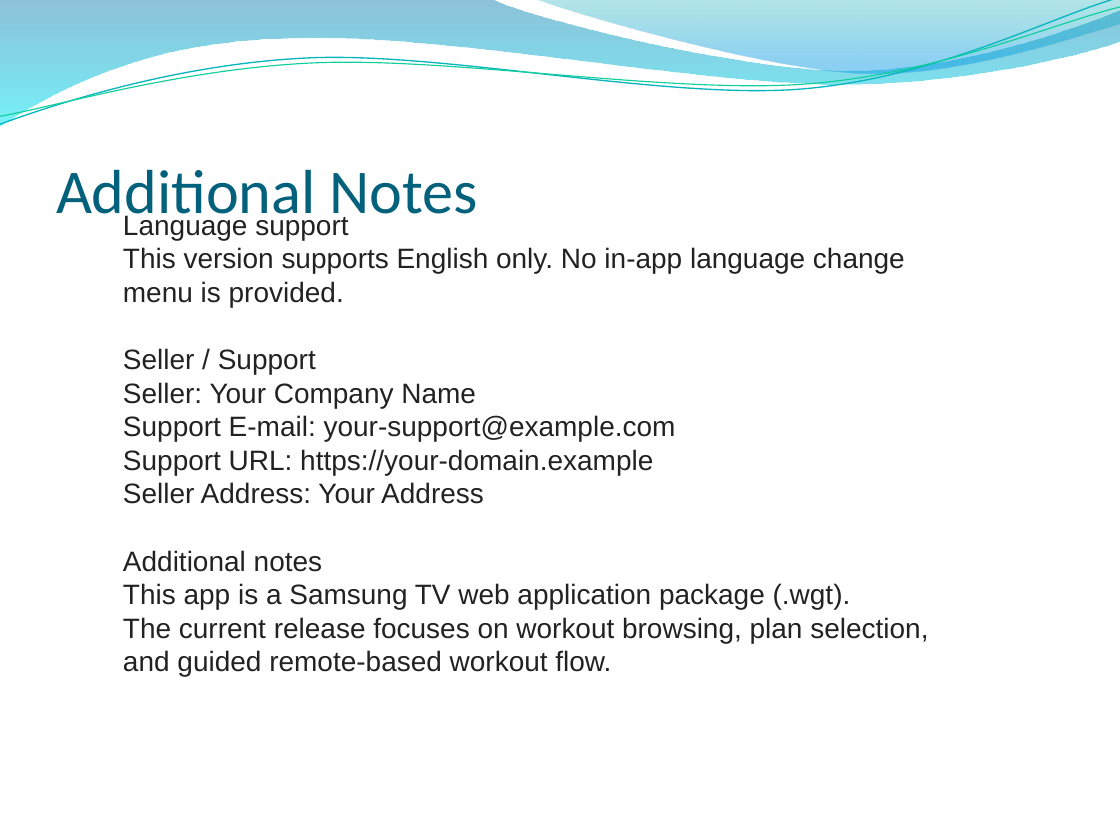
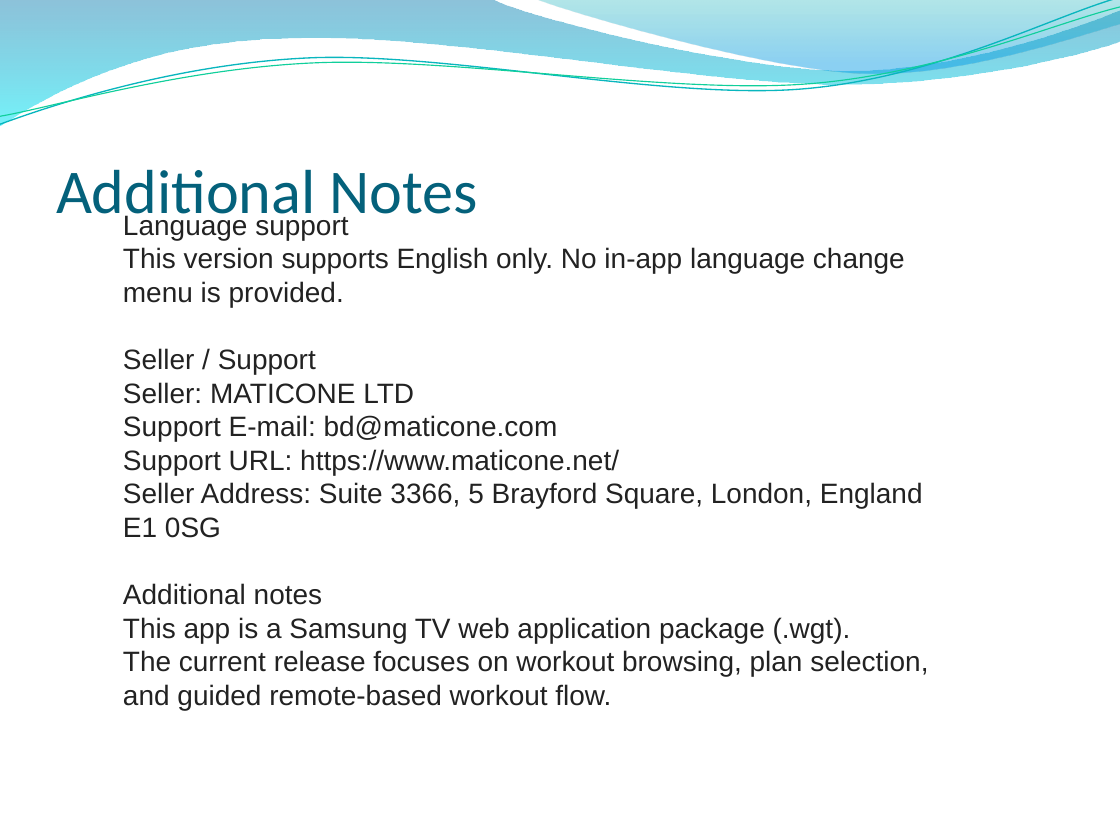
Before and after one commit to Alexzzl/FitPulse, a slide deck: slide 13 of docs/outputs/App_Description_FitPulse_filled.pptx. Drawn at 1120x840 pixels with LibreOffice and Linux fonts; fonts in the diff are those of the drawing; background and template pictures are left out. Boxes give left, top, right and bottom in pixels: in the first picture for what was removed or moved away, otherwise in the second. Text is boxed around its words. In the diff, an @@ line names an element or a change of style, - is before the commit and + after.

```diff
--- a/docs/outputs/App_Description_FitPulse_filled.pptx
+++ b/docs/outputs/App_Description_FitPulse_filled.pptx
@@ text at (x1=123, y1=382, x2=923, y2=538): text changed @@
-Seller: Your Company Name
-Support E-mail: your-support@example.com
-Support URL: https://your-domain.example
-Seller Address: Your Address
+Seller: MATICONE LTD
+Support E-mail: bd@maticone.com
+Support URL: https://www.maticone.net/
+Seller Address: Suite 3366, 5 Brayford Square, London, England E1 0SG
```
Also in this commit, not shown: 3 other slides changed, 2 slides added, 2 slides removed, 1 other file.
